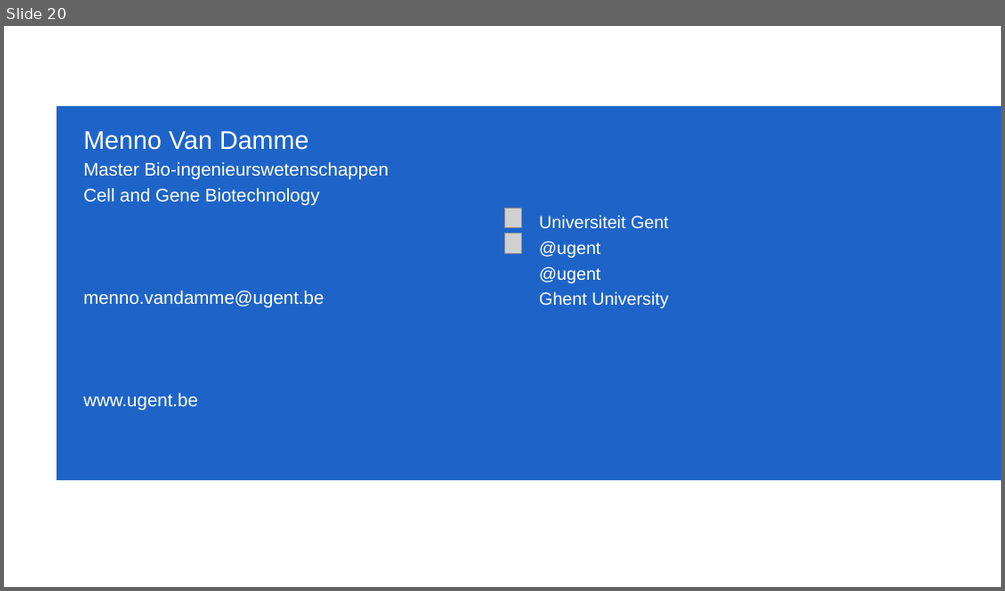
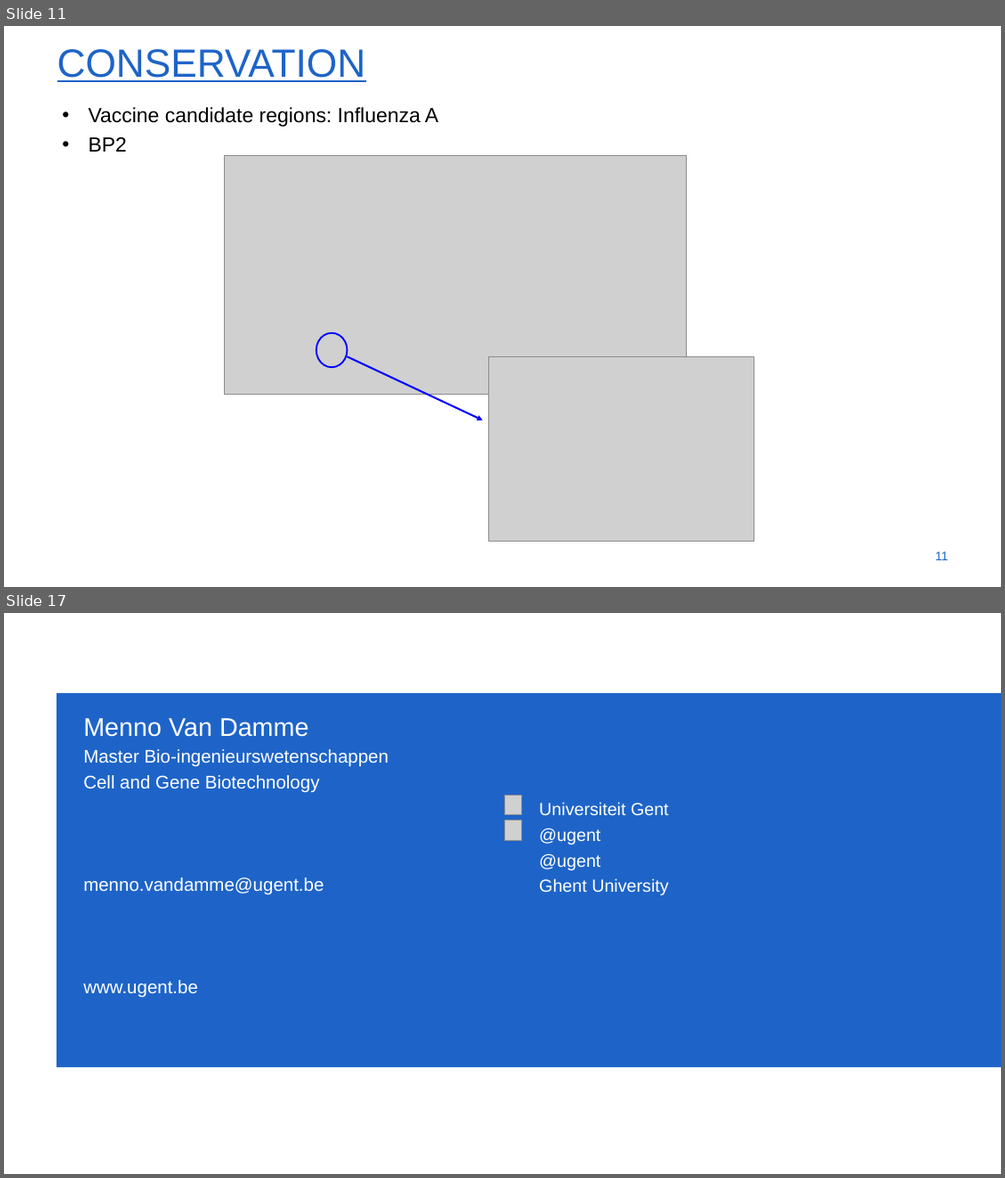
Before and after one commit to menvdamm/MScThesis, a slide deck: Masterthesis_Menno_Van_Damme.pptx. Shown one above the other, each under a label of ours: slide 20 before the commit, slides 11 and 17 after it; the slides between them are not shown. The pictures are 1005x591 and 1005x1178 pixels, drawn with LibreOffice and Linux fonts; fonts in the diff are those of the drawing; grey boxes stand for pictures; background and template pictures are left out. Boxes give left, top, right and bottom in pixels: in the first picture for what was removed or moved away, otherwise in the second. Text is boxed around its words. In the diff, an @@ line names an element or a change of style, - is before the commit and + after.

```diff
--- a/Masterthesis_Menno_Van_Damme.pptx
+++ b/Masterthesis_Menno_Van_Damme.pptx
@@ slide 11 added at [4,26,1001,587], background #FFFFFF @@
@@ title added at [57,49,366,82], 54 pt, text #1E64C8, underline @@
+CONSERVATION
@@ text added at [89,107,438,151], 28 pt, text #000000 @@
+• Vaccine candidate regions: Influenza A
+• BP2
@@ picture added at [225,155,686,394] @@
@@ ellipse added at [316,333,348,367], outline #0000FF 2.25 pt @@
@@ arrow added from (348, 357) to (483, 420), #0000FF 2.5 pt @@
@@ picture added at [488,357,753,540] @@
@@ page number added at [935,551,947,560], 17.1 pt, text #1E64C8 @@
+11
@@ what was slide 20 is now slide 17 @@
```
Also in this commit, not shown: 7 slides changed, 7 other slides added, 11 slides removed.
